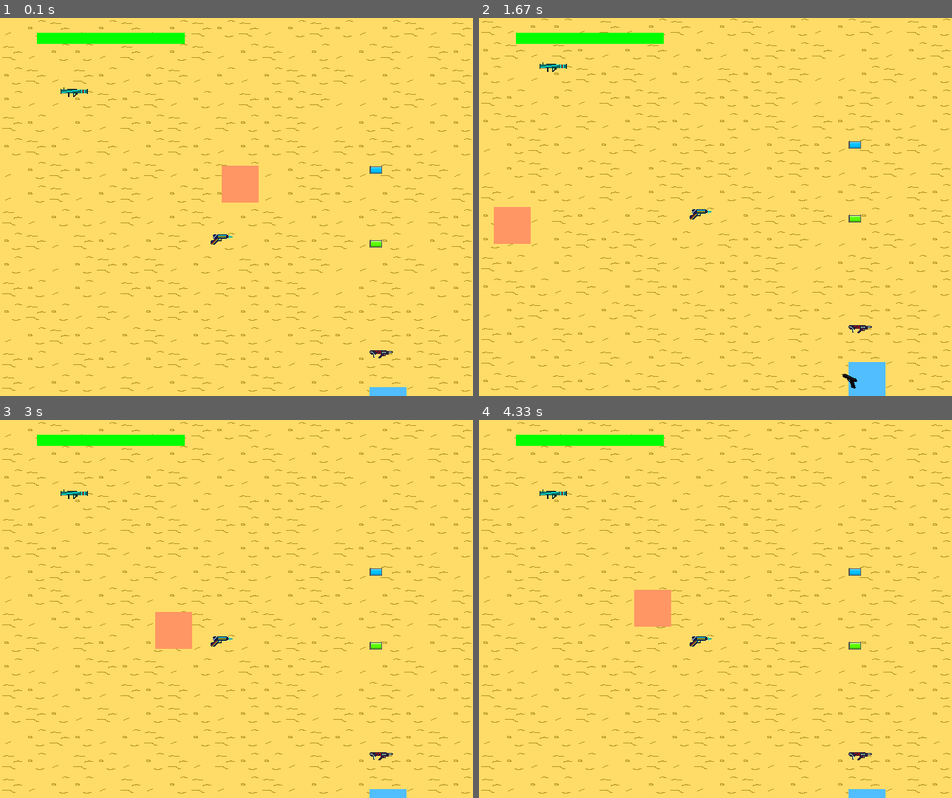
Above: before the commit, frames 1-4 (two rows, left to right).
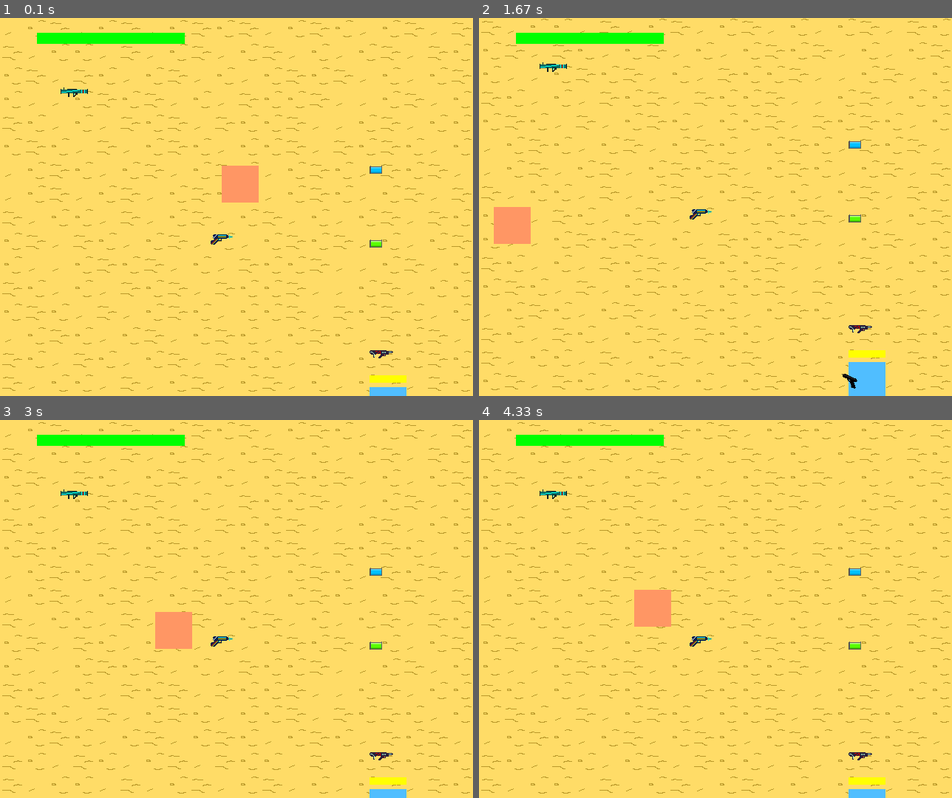
Above: after the commit, the same moments.

Repository: Antoine-Vitrian/Pygame_Project
Game: pygame game, started from game.py
Same seed, same stepped clock (60 frames per second), same inputs: the game is played once before the commit and once after it.
Inputs:
- Up to frame 1 (0.1 s): no input
- Up to frame 2 (1.67 s): hold A 0.33-0.87 s; hold S 0.9-1.2 s; hold A 1.23-1.63 s
- Up to frame 3 (3 s): hold W 1.67-2.03 s; hold D 2.07-2.7 s; hold S from 2.73 s (still down)
- Up to frame 4 (4.33 s): release S at 3.1 s; hold A 3.13-3.6 s; hold D 3.63-4.1 s; hold W from 4.13 s (still down)

The runs differ from the first frame. In frame 1, 0.2% of the frame differs, in the area x 78-86%, y 94-97%; in frame 2, 0.2%; in frame 3, 0.2%; in frame 4, 0.2%.

Commit message:
adicionado colisão com as armas e os inimigos

Diff:
--- a/character.py
+++ b/character.py
@@ -10,6 +10,7 @@
         self.rect = self.image.get_rect()
         self.rect.x = x
         self.rect.y = y
+        self.max_life = life
         self.life = life
         self.equiped = False
         self.speed = 5
@@ -41,6 +42,7 @@
         self.rect = self.surface.get_rect()
         self.rect.x = x
         self.rect.y = y
+        self.max_life = life
         self.life = life
         self.equiped = False
         self.speed = 5
@@ -73,7 +75,7 @@
 
     def draw_life(self, screen):
         #desenha a vida do jogador na tela
-        pygame.draw.rect(screen, (255, 0, 0), (50, 20, self.life * 2, 15))
+        pygame.draw.rect(screen, (255, 0, 0), (50, 20, self.max_life * 2, 15))
         pygame.draw.rect(screen, (0, 255, 0), (50, 20, self.life * 2, 15))
 
     def show_ammo_packs(self, screen):
--- a/enemies.py
+++ b/enemies.py
@@ -8,9 +8,10 @@
         self.surface = pygame.surface.Surface((50, 50))
         self.surface.fill((80, 190, 255))
         self.rect = self.surface.get_rect()
-        self.rect.x, self.rect.y = x - camera.x, y - camera.y
+        self.rect.x, self.rect.y = x, y
 
         # Enemy status
+        self.max_life = life
         self.life = life
         self.ammo = ammo
         self.curr_ammo = ammo
@@ -34,8 +35,9 @@
 
         self.look_player(player)
         self.move()
+        self.show_life(screen)
 
-        if curr_time - self.last_shot > self.shoot_cooldown:
+        if curr_time - self.last_shot > self.shoot_cooldown and self.action == 'pursuing':
             self.gun.shoot()
             self.last_shot = curr_time
 
@@ -59,12 +61,12 @@
         sin = math.sin(radians)
 
         if self.dist < 350:
-            self.action = 'persuing'
+            self.action = 'pursuing'
         else:
             self.action = 'idle'
 
         # movimenta o inimigo se o player estiver dentro do alcance
-        if self.action == 'persuing':
+        if self.action == 'pursuing':
             self.rect.x += self.speed_x
             self.rect.y += self.speed_y
             if self.dist > 200:
@@ -86,3 +88,7 @@
             self.speed_y *= 0.9
         else:
             self.speed_y = 0
+
+    def show_life(self, screen):
+        pygame.draw.rect(screen, (255, 0, 0), (self.rect.x - camera.x, self.rect.y - camera.y - 16, self.rect.width, 10))
+        pygame.draw.rect(screen, (255, 255, 0), (self.rect.x - camera.x, self.rect.y - 16 - camera.y, self.rect.width * (self.life/self.max_life), 10))
--- a/game.py
+++ b/game.py
@@ -39,6 +39,7 @@
 
 # inimigos
 soldier = Enemy(500, 500, '', 80, 60, 0.4)
+soldier2 = Enemy(600, 800, '', 80, 60, 0.4)
 
 enemy_limit = 10
 
@@ -48,7 +49,7 @@
 
 loaded_guns = [gun, pistol, laser_gun, bazooka]
 loaded_items = [ammo_pack, bazooka_pack]
-loaded_enemies = [soldier]
+loaded_enemies = [soldier, soldier2]
 
 def item_handler(items):
     for item in items:
@@ -59,7 +60,18 @@
 
 def enemies_handler(enemies, screen, player):
     for enemy in enemies:
-        enemy.update(screen, player)
+        if enemy.life > 0:
+            enemy.update(screen, player)
+        else:
+            enemies.remove(enemy)
+
+def check_blt_collisions(player, enemies):
+    for enemy in enemies: # checa tiros do player
+        for gun in loaded_guns:
+            gun.check_collision(enemy)
+
+        # checa tiros dos inimigos
+        enemy.gun.check_collision( player)
 
 def update_screen(player, guns, camera, enemies):
     camera.x = max(0, min(player.rect.x - SCREEN_WIDTH // 2, (len(map.tiles[0]) * TILES_SIZE) - SCREEN_WIDTH))
@@ -86,16 +98,18 @@
 
         update_screen(player, loaded_guns, camera, loaded_enemies) # desenha o jogo e os objetos (precisa estar depois do mapa)
 
-
+        # collisions
+        check_blt_collisions(player, loaded_enemies)
 
         for event in pygame.event.get():
             if event.type == pygame.QUIT:
                 pygame.quit()
                 sys.exit()
 
-            # if event.type == pygame.KEYDOWN:
-            #     if event.key == pygame.K_t:
-            #         print(player.surface, player.rect)
+            if event.type == pygame.KEYDOWN:
+                if event.key == pygame.K_t:
+                    soldier.life = soldier.max_life
+                    soldier2.life = soldier.max_life
 
             if event.type == EQUIP_EVENT:
                 player.equip()
--- a/guns.py
+++ b/guns.py
@@ -28,6 +28,9 @@
         self.equiped = False
         self.x = (0, 0, 0)
         self.hand = 'right'
+
+        # balas
+        self.damage = 20
         self.shoot_cooldown = shoot_cooldown
         self.curr_shoot_cooldown = 0
         self.auto_shoot = auto_shoot
@@ -91,6 +94,34 @@
             dist_x = pos_x - self.rect.centerx
             dist_y = pos_y - self.rect.centery
             self.angle = math.degrees(math.atan2(-dist_y, dist_x))
+
+    def draw_gun(self, screen, holder, target):
+        pos_x, pos_y = target
+
+        if pos_x <= holder.rect.x - camera.x:
+            self.hand = 'left'
+        elif pos_x >= holder.rect.x + holder.rect.width  - camera.x:
+            self.hand = 'right'
+
+        # Detecta se o jogador está apontando para direita ou esquerda
+        if self.hand == 'left':
+            self.rotated_image = pygame.transform.rotate(self.image, -self.angle)
+            self.rotated_rect = self.rotated_image.get_rect(center=self.rect.center)
+            self.fliped_image = pygame.transform.flip(self.rotated_image, False, True)
+
+            self.rect.centerx = holder.rect.centerx - (holder.rect.width // 2)
+            self.rect.centery = holder.rect.centery
+
+            screen.blit(self.fliped_image, (self.rotated_rect.x - camera.x, self.rotated_rect.y - camera.y))
+        elif self.hand == 'right':
+            self.rotated_image = pygame.transform.rotate(self.image, self.angle)
+            self.rotated_rect = self.rotated_image.get_rect(center=self.rect.center)
+
+            self.rect.centerx = holder.rect.centerx + (holder.rect.width // 2)
+            self.rect.centery = holder.rect.centery
+
+            screen.blit(self.rotated_image, (self.rotated_rect.x - camera.x, self.rotated_rect.y - camera.y))
+
 
     def shoot(self):
         if self.equiped == True:
@@ -128,6 +159,13 @@
             else:
                 self.blts.remove(bullet)
 
+    def check_collision(self, target):
+        for bullet in self.blts:
+            if bullet["rect"].colliderect(target):
+                target.life -= self.damage
+
+                self.blts.remove(bullet)
+
     def recharging(self, screen):
         if self.curr_recharge_time:
             self.curr_recharge_time -= 1
@@ -145,33 +183,6 @@
         # Desenha a munição da arma
         pygame.draw.rect(screen, (80, 80, 80), (50, 50, self.ammo * 3, 20))
         pygame.draw.rect(screen, (0, 200, 255), (50, 50, self.curr_ammo * 3, 20))
-
-    def draw_gun(self, screen, holder, target):
-        pos_x, pos_y = target
-
-        if pos_x <= holder.rect.x - camera.x:
-            self.hand = 'left'
-        elif pos_x >= holder.rect.x + holder.rect.width  - camera.x:
-            self.hand = 'right'
-
-        # Detecta se o jogador está apontando para direita ou esquerda
-        if self.hand == 'left':
-            self.rotated_image = pygame.transform.rotate(self.image, -self.angle)
-            self.rotated_rect = self.rotated_image.get_rect(center=self.rect.center)
-            self.fliped_image = pygame.transform.flip(self.rotated_image, False, True)
-
-            self.rect.centerx = holder.rect.centerx - (holder.rect.width // 2)
-            self.rect.centery = holder.rect.centery
-
-            screen.blit(self.fliped_image, (self.rotated_rect.x - camera.x, self.rotated_rect.y - camera.y))
-        elif self.hand == 'right':
-            self.rotated_image = pygame.transform.rotate(self.image, self.angle)
-            self.rotated_rect = self.rotated_image.get_rect(center=self.rect.center)
-
-            self.rect.centerx = holder.rect.centerx + (holder.rect.width // 2)
-            self.rect.centery = holder.rect.centery
-
-            screen.blit(self.rotated_image, (self.rotated_rect.x - camera.x, self.rotated_rect.y - camera.y))
 
     # arma para o inimigo
     def update_enemy(self, enemy, screen, plr):
@@ -194,6 +205,11 @@
         self.curr_ammo = ammo
         self.overheat_timer = 0
 
+        # laser
+        self.damage = 0.1
+        self.damage_cooldown = 100
+        self.last_hit = pygame.time.get_ticks()
+        self.shooting = False
 
         # outras coisas da arma
         self.equiped = False
@@ -232,12 +248,13 @@
             # lógica para atirar
             if mouse_buttons[0] and self.overheat_timer == 0:
                 if self.curr_ammo > 0:
+                    self.shooting = True
                     pygame.draw.line(screen, (255, 255, 0), *self.get_laser_pos(), 3)
                     self.curr_ammo -= 1
                 else:
                     self.overheat_timer = 120
-
-
+            else:
+                self.shooting = False
 
         # Recarrega enquanto a munição é menor que a munição máxima e não está atirando
         if (self.curr_ammo < self.ammo and not mouse_buttons[0]) or self.overheat_timer and self.curr_ammo <= self.ammo:
@@ -286,6 +303,20 @@
 
             screen.blit(self.rotated_image, (self.rotated_rect.x - camera.x, self.rotated_rect.y - camera.y))
 
+    def check_collision(self, target):
+        if self.shooting == True:
+            (laser_ix, laser_iy), (laser_fx, laser_fy) = self.get_laser_pos()
+
+            current_time = pygame.time.get_ticks()
+
+            target_position = pygame.rect.Rect(target.rect.x - camera.x, target.rect.y - camera.y, target.rect.width, target.rect.height)
+
+            for i in range(0, 201):
+                px = laser_ix + (laser_fx - laser_ix) * i / 200
+                py = laser_iy + (laser_fy - laser_iy) * i / 200
+                if target_position.collidepoint(px, py) and current_time - self.last_hit >= self.damage_cooldown:
+                    target.life -= self.damage
+
     def draw_ammo(self, screen):
         # Desenha a munição da arma
         pygame.draw.rect(screen, (80, 80, 80), (50, 50, self.ammo, 20))
@@ -299,16 +330,12 @@
     def get_laser_pos(self):
         pos_x, pos_y = pygame.mouse.get_pos()
 
-        #calcula a ponta do laser
-        laser_tip_x = pos_x
-        laser_tip_y = pos_y
-
         #calcula a ponta da arma de onde deveria sair o laser usando seno e cosseno
         radians = math.radians(self.angle)
         laser_start_x = self.rect.centerx + (self.rect.width * math.cos(radians)) // 2
         laser_start_y = (self.rect.centery - (self.rect.width * math.sin(radians)) // 2) - self.rect.width // 4
 
-        return (laser_start_x - camera.x, laser_start_y - camera.y), (laser_tip_x, laser_tip_y)
+        return (laser_start_x - camera.x, laser_start_y - camera.y), (pos_x, pos_y)
 
 
 #--------------------------Basuca--------------------------------------------
@@ -329,8 +356,14 @@
         self.recharge = False
 
         # Projetil
+        self.projectile_damage = 30
         self.shoot_cooldown = 30
         self.curr_shoot_cooldown = 0
+
+        # Explosão
+        self.explosions = []
+        self.explosion_damage = 1
+        self.explosion_cooldown = 150
 
         # Animação
         self.sprite_image = pygame.image.load(sprite_sheet)
@@ -371,11 +404,6 @@
             # Posição do mouse
             pos_x, pos_y = pygame.mouse.get_pos()
 
-            # Calcular o ângulo do mouse comparado com a arma
-            # dist_x = pos_x - self.rect.centerx + camera.x
-            # dist_y = pos_y - self.rect.centery + camera.y
-            # self.angle = math.degrees(math.atan2(-dist_y, dist_x))
-
             self.get_angle() #calcula o ângulo com vetores
 
             # Lógica para atirar
@@ -437,7 +465,7 @@
                 "speed_x": self.blt_speed * cos_mouse,
                 "speed_y": self.blt_speed * sin_mouse,
                 "time_to_live": time,
-                "explosion_time": len(self.animation_list[self.explosion_action]),
+                "explosion": 0,
                 "exploded": False
             })
 
@@ -457,30 +485,55 @@
             if bullet.get("time_to_live"):
                 bullet["time_to_live"] -= 1
                 screen.blit(bullet["frames_img"][bullet["frame"]], (bullet.get("rect").x - camera.x, bullet.get("rect").y - camera.y))
+
             else:
-                bullet["speed_x"] = 0
-                bullet["speed_y"] = 0
-                if bullet["frame"] < len(self.animation_list[self.explosion_action]):
-                    self.explosion(screen, bullet)
-                else:
-                    self.blts.remove(bullet)
-
+                self.explosion(screen, bullet)
+
+    def check_collision(self, target):
+        curr_tick = pygame.time.get_ticks()
+
+        for bullet in self.blts:
+            if bullet["rect"].colliderect(target) and bullet["time_to_live"]:
+                target.life -= self.projectile_damage
+                bullet["time_to_live"] = 0
+
+            if bullet["explosion"] and curr_tick - bullet["explosion"]["last_tick"] >= bullet["explosion"]["explosion_cooldown"]:
+                if bullet["explosion"]["rect"].colliderect(target):
+                    target.life -= self.explosion_damage
 
     def explosion(self, screen, bullet):
-        if not bullet.get("exploded"):
+        explosion_frames = self.animation_list[self.explosion_action]
+
+        if not bullet.get("exploded"): # caso seja a primeira vez que a função for chamada
             bullet["frame"] = 0
             bullet["exploded"] = True
-        else:
-            explosion_frames = self.animation_list[self.explosion_action]
-            for i in range(len(explosion_frames)):
+            bullet["speed_x"], bullet["speed_y"] = 0, 0
+
+        elif bullet["frame"] <= len(self.animation_list[self.explosion_action]) - 1: # lógica durante a explosão do projétil (termina quando os frames acabam)
+            for i in range(len(explosion_frames)): # muda o tamanho da explosão
                 explosion_frames[i] = pygame.transform.scale(explosion_frames[i], (self.sprite_width * 3, self.sprite_height * 3))
                 explosion_frames[i].set_colorkey((0, 0, 0))
             exp_surf = explosion_frames[bullet["frame"]]
             exp_width, exp_height = exp_surf.get_width(), exp_surf.get_height()
+            exp_rect = exp_surf.get_rect()
+            exp_rect.x = bullet.get("rect").centerx - exp_width//2
+            exp_rect.y = bullet.get("rect").centery - exp_height//2
+
+            explosion = {
+                "rect": exp_rect,
+                "last_tick": pygame.time.get_ticks(),
+                "explosion_cooldown": 80
+            }
+
+            if not bullet["explosion"]:
+                bullet["explosion"] = explosion
 
             # lida com a animação da explosão
-            screen.blit(exp_surf, (bullet.get("rect").centerx - exp_width//2 - camera.x, bullet.get("rect").centery - exp_height//2 - camera.y))
-            bullet["explosion_time"] -= 1
+            screen.blit(exp_surf, (exp_rect.x - camera.x, exp_rect.y - camera.y))
+
+        else:
+            self.blts.remove(bullet)
+
 
     def recharging(self, screen):
         if self.curr_recharge_time:
